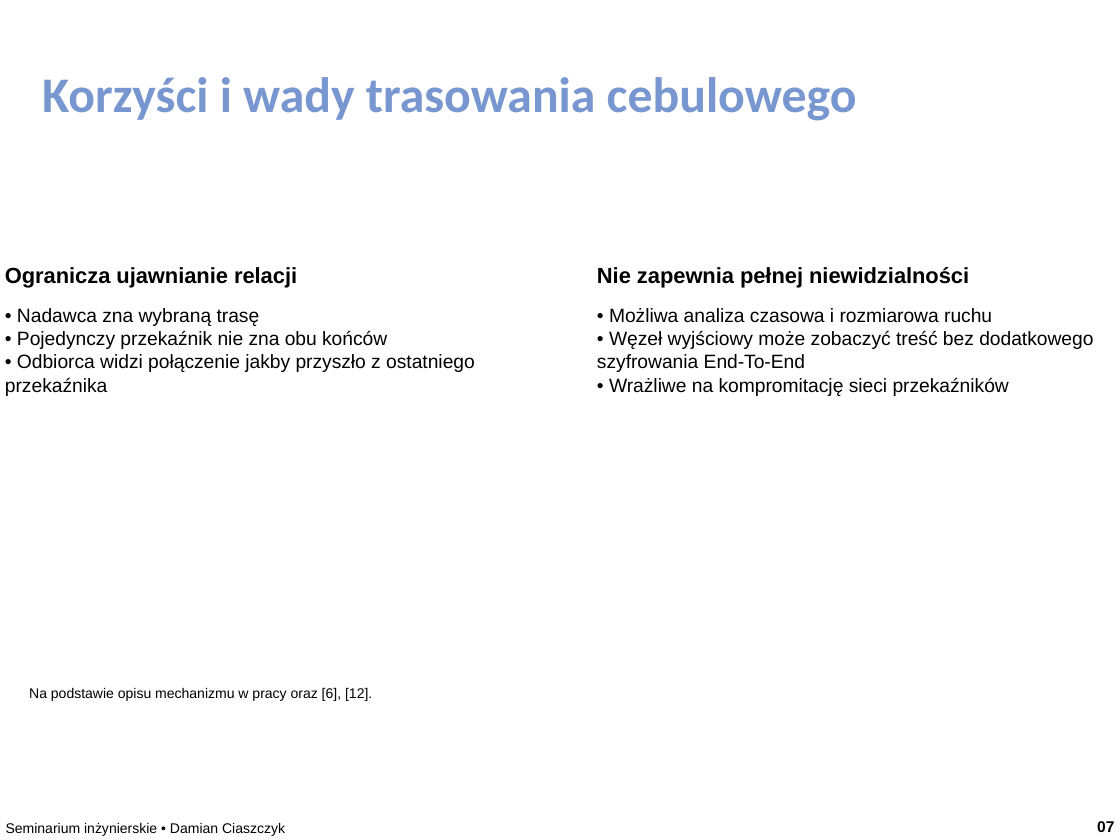
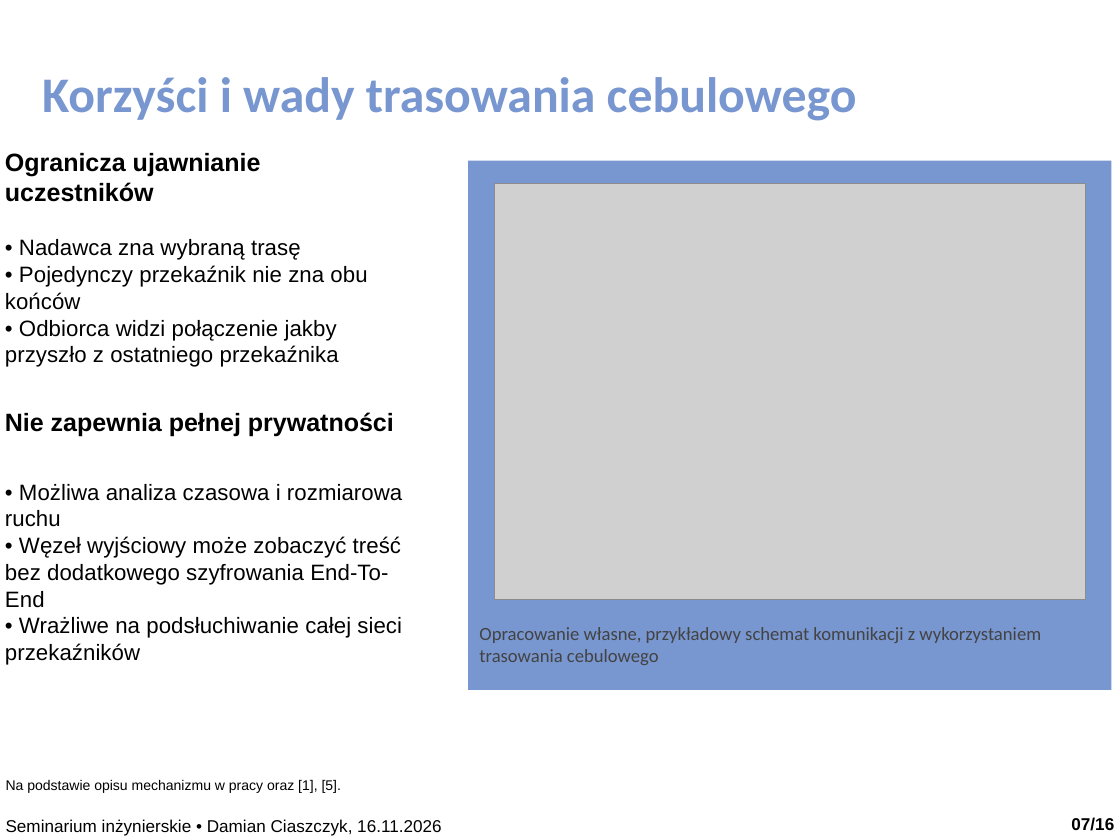
Before and after one commit to dciaszczyk/Engineering_Diploma, a slide deck: slide 7 of prezentacja/prezentacja_seminarka.pptx. Drawn at 1120x840 pixels with LibreOffice and Linux fonts; fonts in the diff are those of the drawing; grey boxes stand for pictures. Boxes give left, top, right and bottom in pixels: in the first picture for what was removed or moved away, otherwise in the second. Text is boxed around its words. In the diff, an @@ line names an element or a change of style, - is before the commit and + after.

```diff
--- a/prezentacja/prezentacja_seminarka.pptx
+++ b/prezentacja/prezentacja_seminarka.pptx
@@ text at box(5, 153, 261, 202): text changed; size 14.1 to 16.1 pt @@
-Ogranicza ujawnianie relacji
+Ogranicza ujawnianie uczestników
@@ rectangle added at box(468, 160, 1111, 690), fill #7896CF @@
@@ picture added at box(494, 184, 1085, 599) @@
@@ text "• Nadawca zna wybraną trasę ...": place and size @@
-text "• Nadawca zna wybraną trasę ..." at box(5, 308, 475, 396)
+text "• Nadawca zna wybraną trasę ..." at box(5, 239, 367, 367)
@@ text "• Nadawca zna wybraną trasę ..." at box(5, 239, 367, 367): size 12.3 to 14.3 pt @@
@@ text at box(5, 412, 394, 437): text changed; size 14.1 to 16.1 pt @@
-Nie zapewnia pełnej niewidzialności
+Nie zapewnia pełnej prywatności
@@ text "• Możliwa analiza czasowa i ...": place and size @@
-text "• Możliwa analiza czasowa i ..." at box(597, 308, 1093, 396)
+text "• Możliwa analiza czasowa i ..." at box(5, 484, 402, 665)
@@ text at box(5, 484, 402, 608): size 12.3 to 14.3 pt in "• Możliwa analiza czasowa i rozmiarowa ruchu ..." @@
@@ text at box(5, 617, 402, 665): text changed; size 12.3 to 14.3 pt @@
-• Wrażliwe na kompromitację sieci przekaźników
+• Wrażliwe na podsłuchiwanie całej sieci przekaźników
@@ text added at box(479, 627, 1041, 665), 12 pt, text #434343 @@
+Opracowanie własne, przykładowy schemat komunikacji z wykorzystaniem trasowania cebulowego
@@ text at box(6, 780, 341, 793): text changed @@
-Na podstawie opisu mechanizmu w pracy oraz [6], [12].
+Na podstawie opisu mechanizmu w pracy oraz [1], [5].
@@ text at box(6, 819, 441, 836): text changed; size 9 to 11 pt @@
-Seminarium inżynierskie • Damian Ciaszczyk
+Seminarium inżynierskie • Damian Ciaszczyk, 16.11.2026
@@ text at box(1071, 817, 1114, 831): text changed; size 10 to 11 pt @@
-07
+07/16
```
Also in this commit, not shown: 15 other slides changed, 1 other file.
